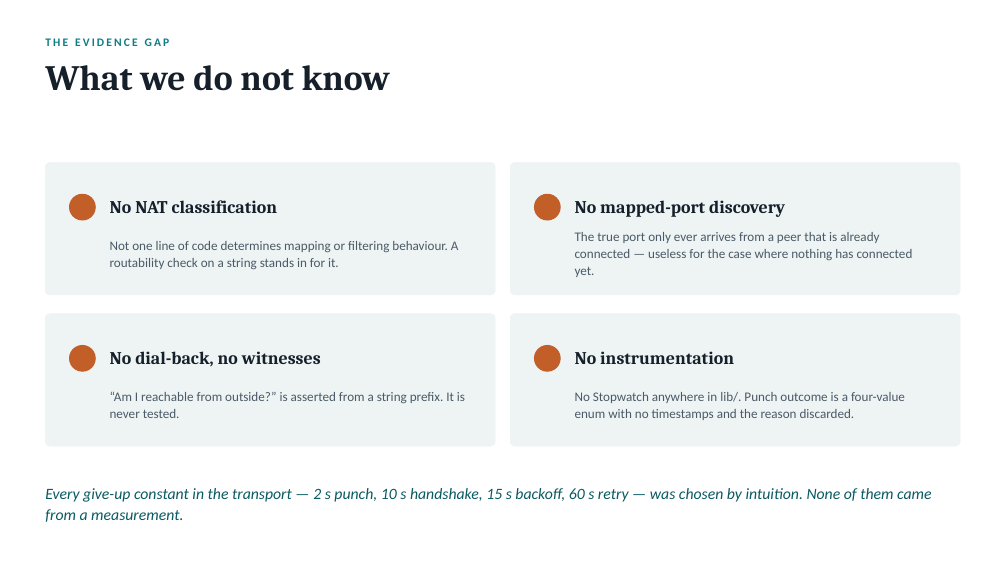
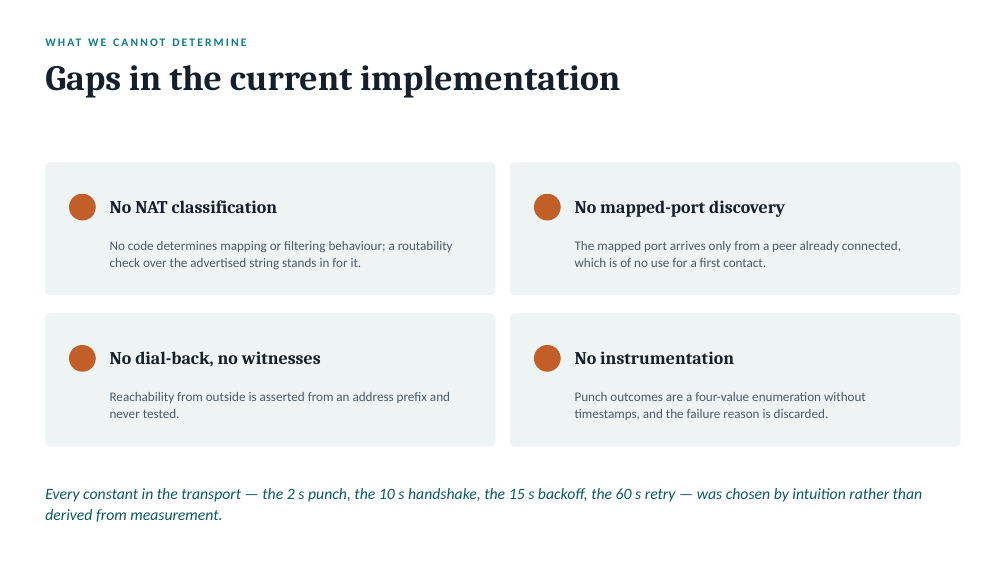
Before and after one commit to danbachar/grassroots-networking, a slide deck: slide 5 of docs/student-projects/grassroots-nat-project.pptx. Drawn at 1008x567 pixels with LibreOffice and Linux fonts; fonts in the diff are those of the drawing. Boxes give left, top, right and bottom in pixels: in the first picture for what was removed or moved away, otherwise in the second. Text is boxed around its words. In the diff, an @@ line names an element or a change of style, - is before the commit and + after.

```diff
--- a/docs/student-projects/grassroots-nat-project.pptx
+++ b/docs/student-projects/grassroots-nat-project.pptx
@@ text at [45, 38, 170, 46]: text changed @@
-THE EVIDENCE GAP
+WHAT WE CANNOT DETERMINE
@@ text at [45, 65, 620, 98]: text changed @@
-What we do not know
+Gaps in the current implementation
@@ text at [110, 241, 453, 269]: text changed @@
-Not one line of code determines mapping or filtering behaviour. A routability check on a string stands in for it.
+No code determines mapping or filtering behaviour; a routability check over the advertised string stands in for it.
@@ text at [575, 241, 901, 267]: text changed @@
-The true port only ever arrives from a peer that is already connected — useless for the case where nothing has connected yet.
+The mapped port arrives only from a peer already connected, which is of no use for a first contact.
@@ text at [110, 392, 450, 418]: text changed @@
-“Am I reachable from outside?” is asserted from a string prefix. It is never tested.
+Reachability from outside is asserted from an address prefix and never tested.
@@ text at [575, 392, 866, 420]: text changed @@
-No Stopwatch anywhere in lib/. Punch outcome is a four-value enum with no timestamps and the reason discarded.
+Punch outcomes are a four-value enumeration without timestamps, and the failure reason is discarded.
@@ text at [45, 488, 923, 522]: text changed @@
-Every give-up constant in the transport — 2 s punch, 10 s handshake, 15 s backoff, 60 s retry — was chosen by intuition. None of them came from a measurement.
+Every constant in the transport — the 2 s punch, the 10 s handshake, the 15 s backoff, the 60 s retry — was chosen by intuition rather than derived from measurement.
```
Also in this commit, not shown: 10 other slides changed, 3 other files.
